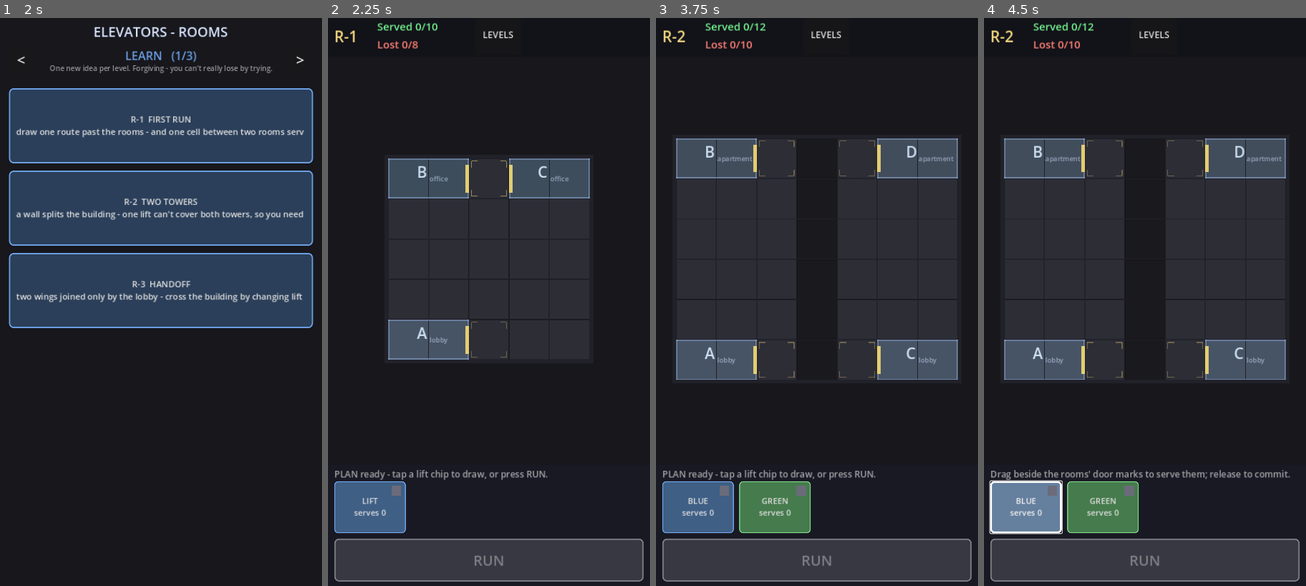
Above: before the commit, frames 1-4 (left to right).
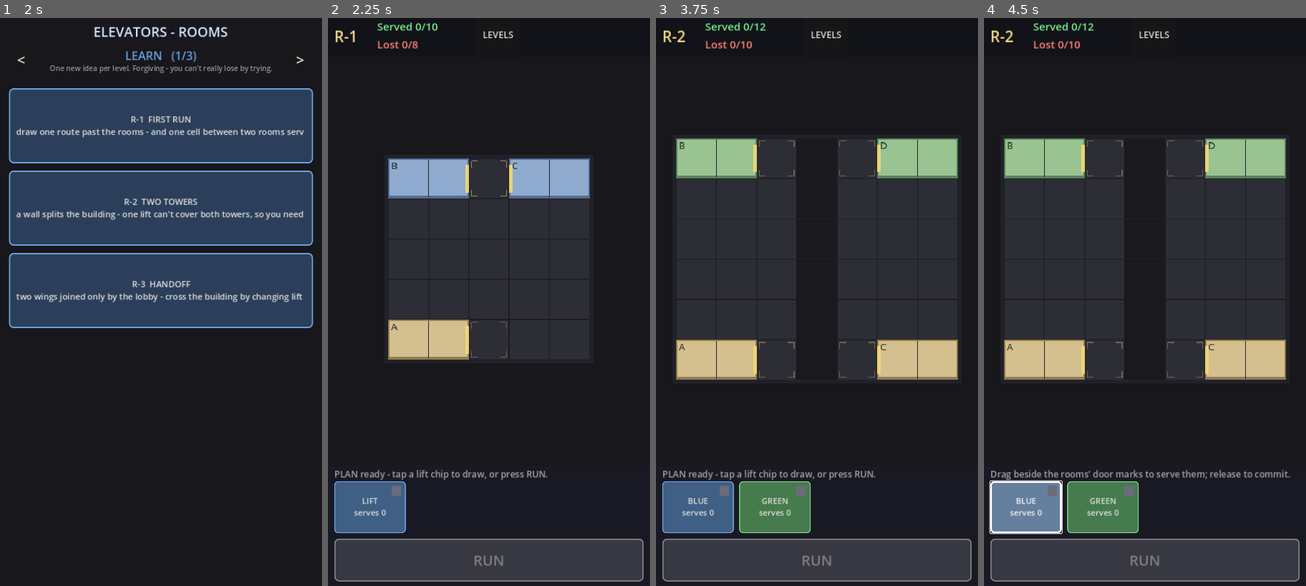
Above: after the commit, the same moments.

Repository: AlexEltonPym/elevator_game
Game: Godot game, scene res://scenes/v5_select.tscn
Two runs of this game, one before a commit and one after it. Both use one fixed random seed, a clock stepped at 60 frames per second and the inputs below.
Inputs:
- Up to frame 1 (2 s): click "<" at 0.5 s; click ">" at 1.25 s
- Up to frame 2 (2.25 s): click "R-1 FIRST RUN draw one route …" at 2 s
- Up to frame 3 (3.75 s): click "LEVELS" at 2.75 s; click "R-2 TWO TOWERS a wall splits …" at 3.5 s
- Up to frame 4 (4.5 s): click "BLUE serves 0" at 4.25 s

Frame 1 is identical in both runs. In frame 2, 4.9% of the frame differs, in the area x 18-82%, y 24-61%; in frame 3, 6.8%, in the area x 6-94%, y 21-64%; in frame 4, 6.8%.

Commit message:
Phase 1: render rooms in the PixelSpaces visual language
Each room TYPE now has a unique background colour + matching outline +
representative PixelSpaces furniture sprite (the visual language: lobby=tan/door,
office=blue/cabinet, apartment=green/bed, cafe=orange/fridge, store=amber/shelf,
delivery=grey/crate, atrium=violet/plant, penthouse=gold/couch). Colour is the
room's identity; the type text label is gone (read from colour). Adds a floor slab
per cell and keeps the tetris-footprint outline + Flow-Free pairing.

Sprite loading is GRACEFUL (ResourceLoader.exists guard) so a clean clone without
the gitignored art packs falls back to the flat-tint look. texture_filter forced
NEAREST on the grid node.

Rendering only: v5 smoke ALL PASS, fingerprint5 byte-identical (795467658).

Co-Authored-By: Claude Opus 4.8 <noreply@anthropic.com>

Diff:
--- a/scripts/v5/grid5.gd
+++ b/scripts/v5/grid5.gd
@@ -64,6 +64,29 @@
 
 var game = null # main5.gd
 
+# PixelSpaces furniture textures per room type, loaded lazily & GRACEFULLY (null when the
+# gitignored art packs aren't present → _draw_room falls back to the flat-tint look, so a
+# clean clone still runs). texture_filter is forced NEAREST on this node in _ready.
+var _furn_tex := {}
+var _tex_ready := false
+
+## THE VISUAL LANGUAGE (docs: art-direction). Each room TYPE has a unique background
+## COLOUR (the identity — once you learn it you know the room's behaviour), a matching
+## outline, and a representative PixelSpaces furniture sprite. Colour is authoritative;
+## shape is characteristic but may vary; furniture reinforces.
+const ROOM_STYLE := {
+	"lobby":     {"bg": Color(0.83, 0.75, 0.56), "line": Color(0.60, 0.48, 0.26), "furn": "Furniture/Door_opened.png"},
+	"office":    {"bg": Color(0.56, 0.67, 0.81), "line": Color(0.30, 0.42, 0.60), "furn": "Furniture/Bedroom/Cabinet_1.png"},
+	"apartment": {"bg": Color(0.60, 0.77, 0.57), "line": Color(0.32, 0.52, 0.32), "furn": "Furniture/Bedroom/Bed_red.png"},
+	"cafe":      {"bg": Color(0.86, 0.63, 0.46), "line": Color(0.64, 0.38, 0.22), "furn": "Furniture/Kitchen/Refrigerator_large_white.png"},
+	"store":     {"bg": Color(0.75, 0.61, 0.42), "line": Color(0.50, 0.36, 0.20), "furn": "Furniture/Living Room/Bookshelf_1.png"},
+	"delivery":  {"bg": Color(0.61, 0.63, 0.67), "line": Color(0.38, 0.40, 0.46), "furn": "Objects/Bedroom/Box_blue_large.png"},
+	"atrium":    {"bg": Color(0.73, 0.61, 0.83), "line": Color(0.48, 0.34, 0.60), "furn": "Objects/Living Room/Flora_daisy_4.png"},
+	"penthouse": {"bg": Color(0.89, 0.79, 0.43), "line": Color(0.66, 0.52, 0.20), "furn": "Furniture/Living Room/Couch_large_red.png"},
+}
+const _PS := "res://assets/pixel/pixelspaces/"
+
+# Legacy flat tint (fallback when a type has no ROOM_STYLE entry).
 const ROOM_TINT := {
 	"lobby": Color(0.28, 0.33, 0.40),
 	"office": Color(0.24, 0.30, 0.36),
@@ -392,6 +415,34 @@
 
 # ---------------------------------------------------------------- drawing
 
+func _ready() -> void:
+	texture_filter = CanvasItem.TEXTURE_FILTER_NEAREST
+	_ensure_tex()
+
+
+## Load the per-type furniture textures once, tolerating a missing art pack (null entries).
+func _ensure_tex() -> void:
+	if _tex_ready:
+		return
+	_tex_ready = true
+	for t in ROOM_STYLE:
+		var p: String = _PS + ROOM_STYLE[t].furn
+		if ResourceLoader.exists(p):
+			_furn_tex[t] = load(p)
+
+
+## Draw a PixelSpaces sprite bottom-aligned inside `rect`, at ~`frac` of the cell height,
+## aspect-preserved and nearest-filtered. No-op when the texture is absent.
+func _draw_furn(tex: Texture2D, rect: Rect2, frac: float) -> void:
+	if tex == null:
+		return
+	var h := CELL * frac
+	var scale := h / float(tex.get_height())
+	var w := tex.get_width() * scale
+	var pos := Vector2(rect.get_center().x - w * 0.5, rect.end.y - 8.0 - h)
+	draw_texture_rect(tex, Rect2(pos, Vector2(w, h)), false)
+
+
 func _process(_delta: float) -> void:
 	queue_redraw()
 
@@ -450,24 +501,33 @@
 
 func _draw_room(id: int) -> void:
 	var rm: Dictionary = Grid5._rooms[id]
-	var tint: Color = ROOM_TINT.get(rm.type, Color(0.26, 0.30, 0.36))
+	# THE VISUAL LANGUAGE: per-type background colour + outline + theme furniture. Falls
+	# back to the legacy flat tint if the type has no style (or the art pack is absent).
+	var style: Dictionary = ROOM_STYLE.get(rm.type, {})
+	var bg: Color = style.get("bg", ROOM_TINT.get(rm.type, Color(0.26, 0.30, 0.36)))
+	var line: Color = style.get("line", Color(0.6, 0.72, 0.9, 0.5))
 	# FLOW-FREE PAIRING (draw-only): a room with a `pair` id shares a vivid colour +
-	# number with the ONE other room it pairs with, so "connect the matching pairs"
-	# reads at a glance. The whole room outline takes the pair colour; a numbered badge
-	# sits in the corner. No pair (id 0) keeps the plain blue outline.
+	# number with the ONE other room it pairs with, so "connect the matching pairs" reads.
 	var pair: int = int(rm.get("pair", 0))
 	var has_pair: bool = pair > 0 and pair <= PAIR_COLS.size()
-	var pair_col: Color = PAIR_COLS[pair - 1] if has_pair else Color(0.6, 0.72, 0.9)
+	var pair_col: Color = PAIR_COLS[pair - 1] if has_pair else line
+	# Room body: per-type colour + a floor slab at each cell's base (cutaway floor read).
 	for c in rm.cells:
 		var rect := cell_rect(c).grow(-1.0)
-		draw_rect(rect, tint)
+		draw_rect(rect, bg)
+		draw_rect(Rect2(rect.position + Vector2(0, rect.size.y - 6.0),
+				Vector2(rect.size.x, 6.0)), bg.darkened(0.35))
 		if has_pair:
-			# Faint wash of the pair colour so the room body itself reads as "pair N".
 			draw_rect(rect, Color(pair_col, 0.12))
-	# One outline around the whole room footprint (cell edges on the boundary). A
-	# paired room draws it in the pair colour, thicker, so the two rooms visibly match.
+	# Theme furniture, bottom-aligned in the room's lowest (world-bottom) cell.
+	var floor_cell: Vector2i = rm.cells[0]
+	for c in rm.cells:
+		if c.y < floor_cell.y or (c.y == floor_cell.y and c.x < floor_cell.x):
+			floor_cell = c
+	_draw_furn(_furn_tex.get(rm.type), cell_rect(floor_cell), 0.62)
+	# One outline around the whole room footprint (type colour; pair colour if paired).
 	var ow := 4.0 if has_pair else 3.0
-	var ocol: Color = Color(pair_col, 0.95) if has_pair else Color(0.6, 0.72, 0.9, 0.5)
+	var ocol: Color = Color(pair_col, 0.95) if has_pair else Color(line, 0.9)
 	for c in rm.cells:
 		var rect := cell_rect(c)
 		for e in [[Vector2i(0, 1), Rect2(rect.position, Vector2(rect.size.x, ow))],
@@ -478,12 +538,10 @@
 						Vector2(ow, rect.size.y))]]:
 			if Grid5.room_id_at(c + e[0]) != id:
 				draw_rect(e[1], ocol)
-	# Letter + type label at the room centre.
-	var ctr: Vector2 = rm.center
-	draw_string(ThemeDB.fallback_font, ctr + Vector2(-26.0, -2.0), rm.letter,
-			HORIZONTAL_ALIGNMENT_LEFT, -1.0, 34, Color(0.85, 0.93, 1.0, 0.92))
-	draw_string(ThemeDB.fallback_font, ctr + Vector2(2.0, 6.0), str(rm.type),
-			HORIZONTAL_ALIGNMENT_LEFT, -1.0, 15, Color(0.8, 0.88, 0.98, 0.6))
+	# Room letter, small, top-left corner (type is now read from the colour, not text).
+	var lp: Vector2 = rm.rect.position + Vector2(6.0, 2.0)
+	draw_string(ThemeDB.fallback_font, lp + Vector2(0, 22), rm.letter,
+			HORIZONTAL_ALIGNMENT_LEFT, -1.0, 22, Color(0.12, 0.12, 0.14, 0.75))
 	# Pair badge: a filled disc in the pair colour with the pair NUMBER, in the room's
 	# top-left corner (away from the door mark) — the "endpoint marker" both rooms share.
 	if has_pair:
